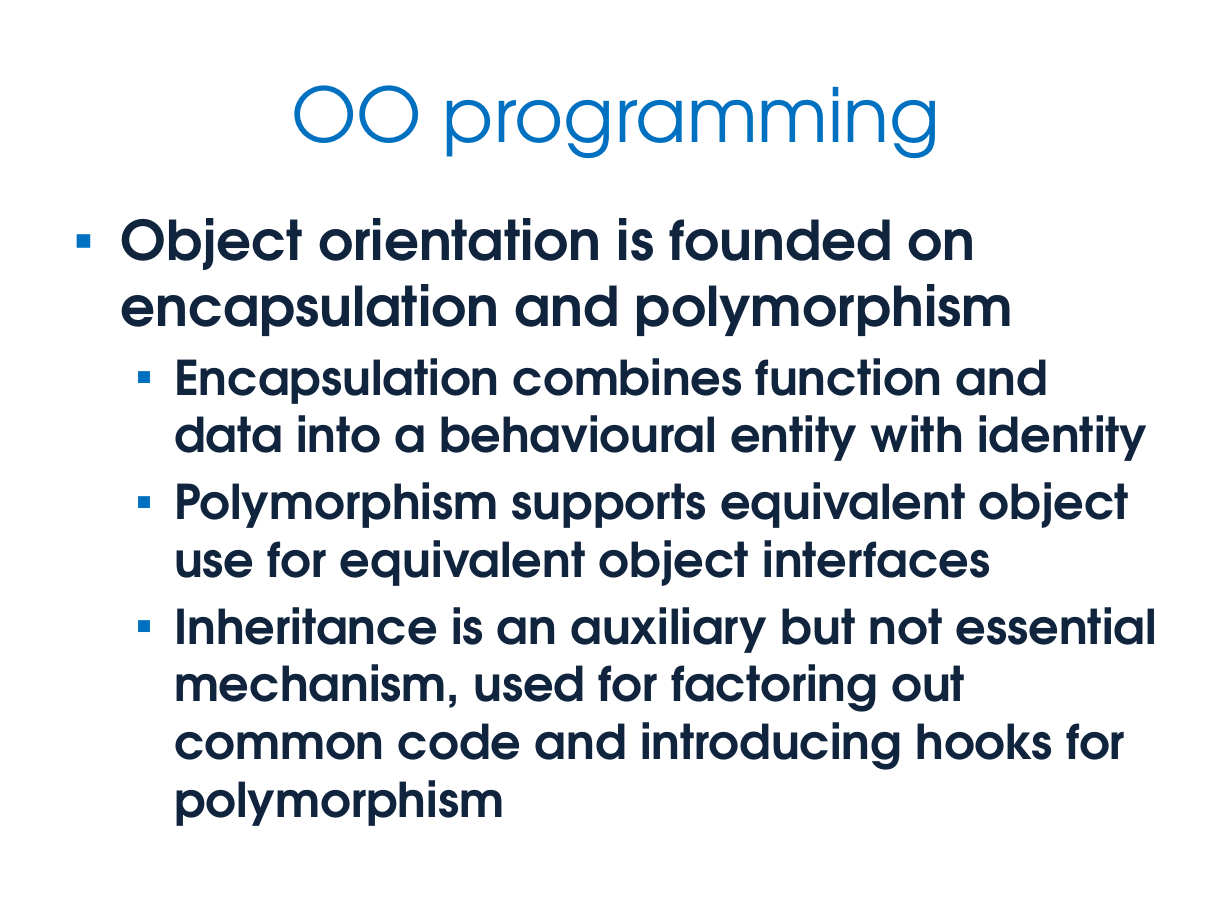
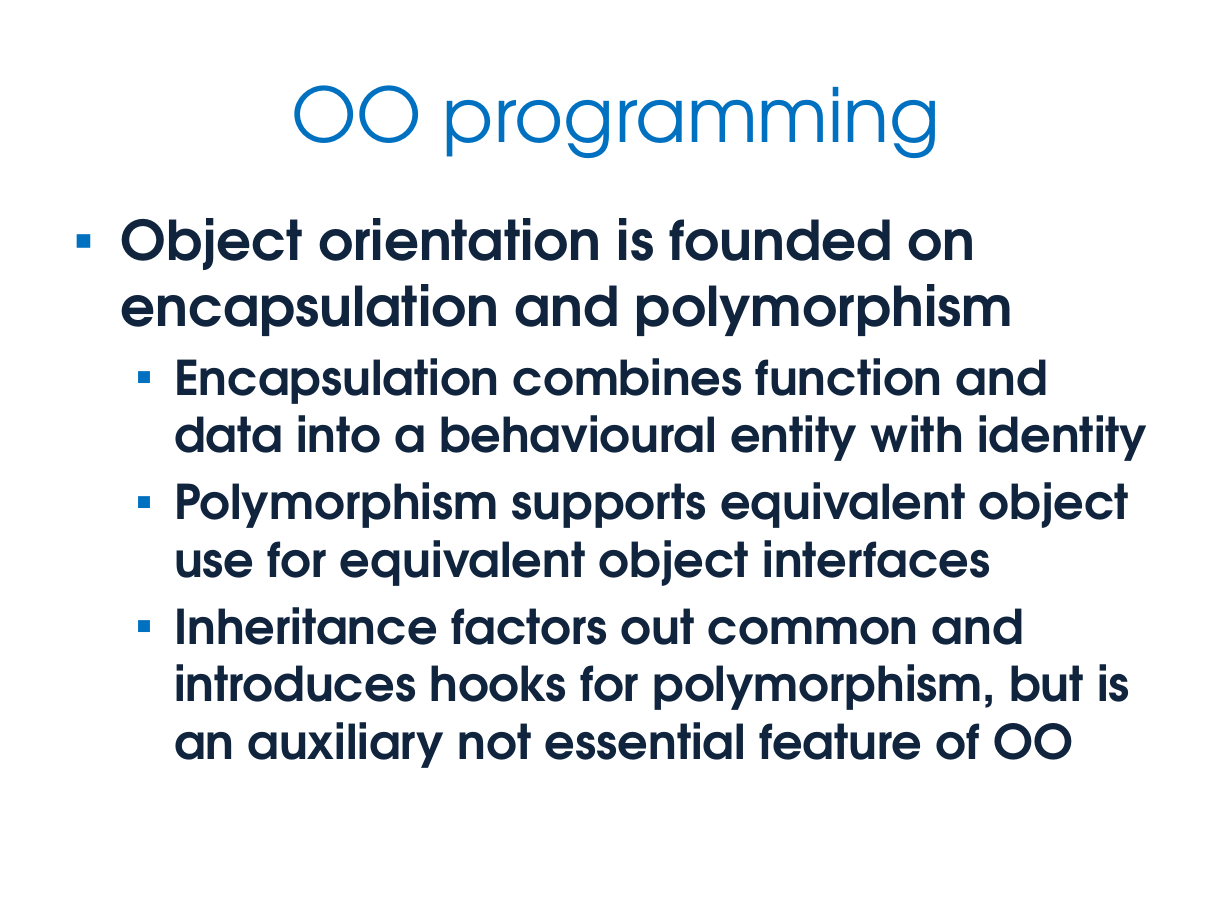
Before and after one commit to JonJagger/two-day-courses, a slide deck: slide 40 of pf/Python Foundation.pptx (slide 39 before the commit). Drawn at 1232x924 pixels with LibreOffice and Linux fonts; fonts in the diff are those of the drawing. Boxes give left, top, right and bottom in pixels: in the first picture for what was removed or moved away, otherwise in the second. Text is boxed around its words. In the diff, an @@ line names an element or a change of style, - is before the commit and + after.

Commit message:
Updates from Kevlin: Some minor wording changes and code clarifications. Added a Useful Links slide at the end of History, Style & Culture. Added a slide to illustrate comprehension version of filter examples in Iteration. Slides removed from end of Classes & Objects (for advanced course)

```diff
--- a/pf/Python Foundation.pptx
+++ b/pf/Python Foundation.pptx
@@ text at [174, 607, 1130, 768]: text changed @@
-  ▪ Inheritance is an auxiliary but not essential mechanism, used for factoring out common code and introducing hooks for polymorphism
+  ▪ Inheritance factors out common and introduces hooks for polymorphism, but is an auxiliary not essential feature of OO
```
Also in this commit, not shown: 10 other slides changed, 2 slides added, 4 slides removed, 1 other file.
